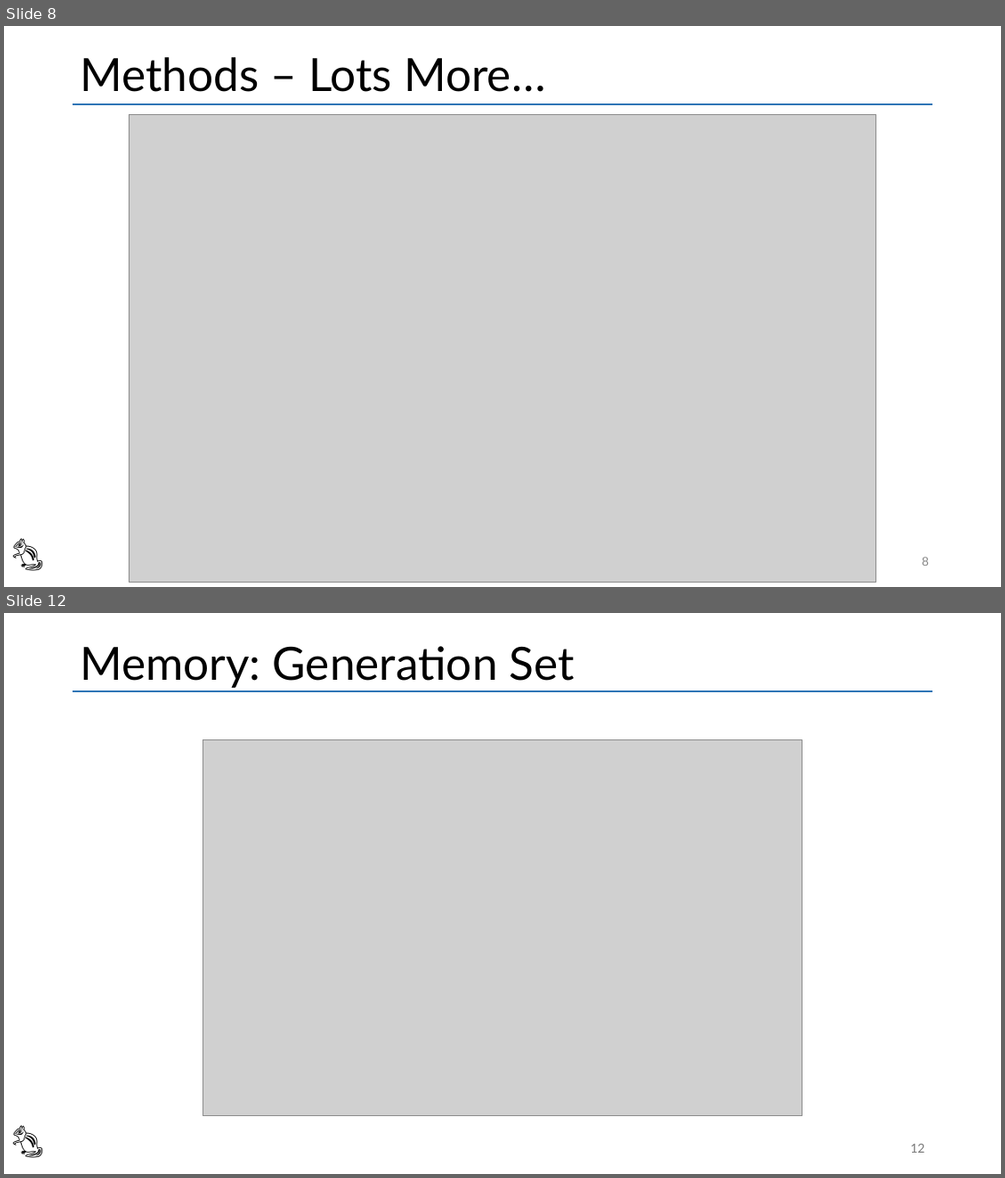
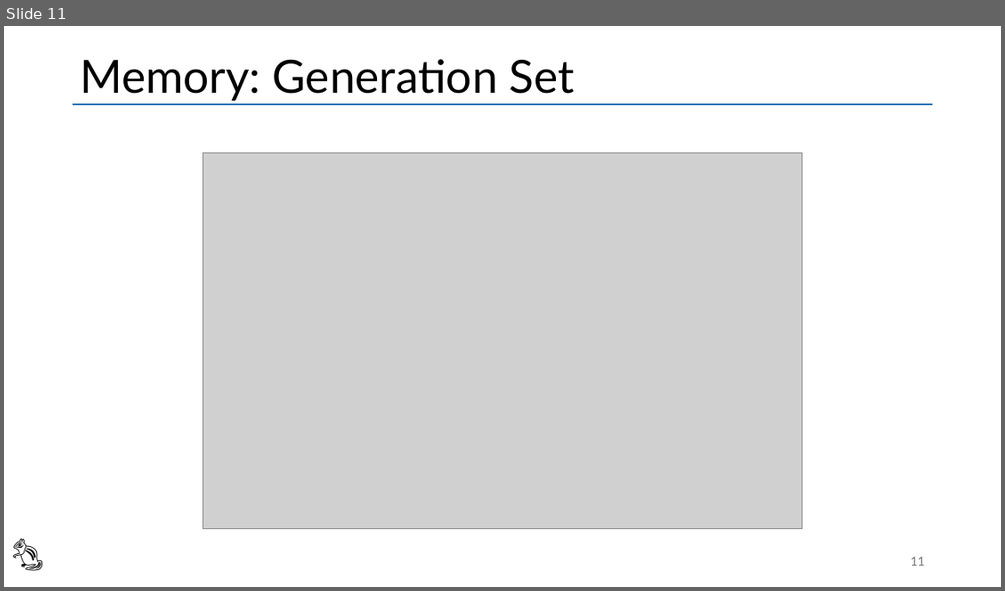
Before and after one commit to vmzakharov/refactor-to-ec-remake, a slide deck: RefactorToEcIntro.pptx. Shown one above the other, each under a label of ours: slides 8 and 12 before the commit, slide 11 after it; the slides between them are not shown. The pictures are 1005x1178 and 1005x591 pixels, drawn with LibreOffice and Linux fonts; fonts in the diff are those of the drawing; grey boxes stand for pictures. Boxes give left, top, right and bottom in pixels: in the first picture for what was removed or moved away, otherwise in the second. Text is boxed around its words. In the diff, an @@ line names an element or a change of style, - is before the commit and + after.

```diff
--- a/RefactorToEcIntro.pptx
+++ b/RefactorToEcIntro.pptx
@@ slide 8 removed at (4, 26, 1001, 587), background #FFFFFF; not listed: 1 template element that a slide beside it also shows @@
@@ title removed at (80, 57, 545, 92) @@
-Methods – Lots More…
@@ picture removed at (129, 114, 877, 581) @@
@@ text removed at (4, 527, 64, 575) @@
-🐿️
@@ page number removed at (922, 556, 929, 565) @@
-8
@@ what was slide 12 is now slide 11 @@
@@ page number at (910, 556, 924, 565): text changed @@
-12
+11
```
Also in this commit, not shown: 10 slides changed, 5 slides added, 1 other slide removed, 1 other file.
